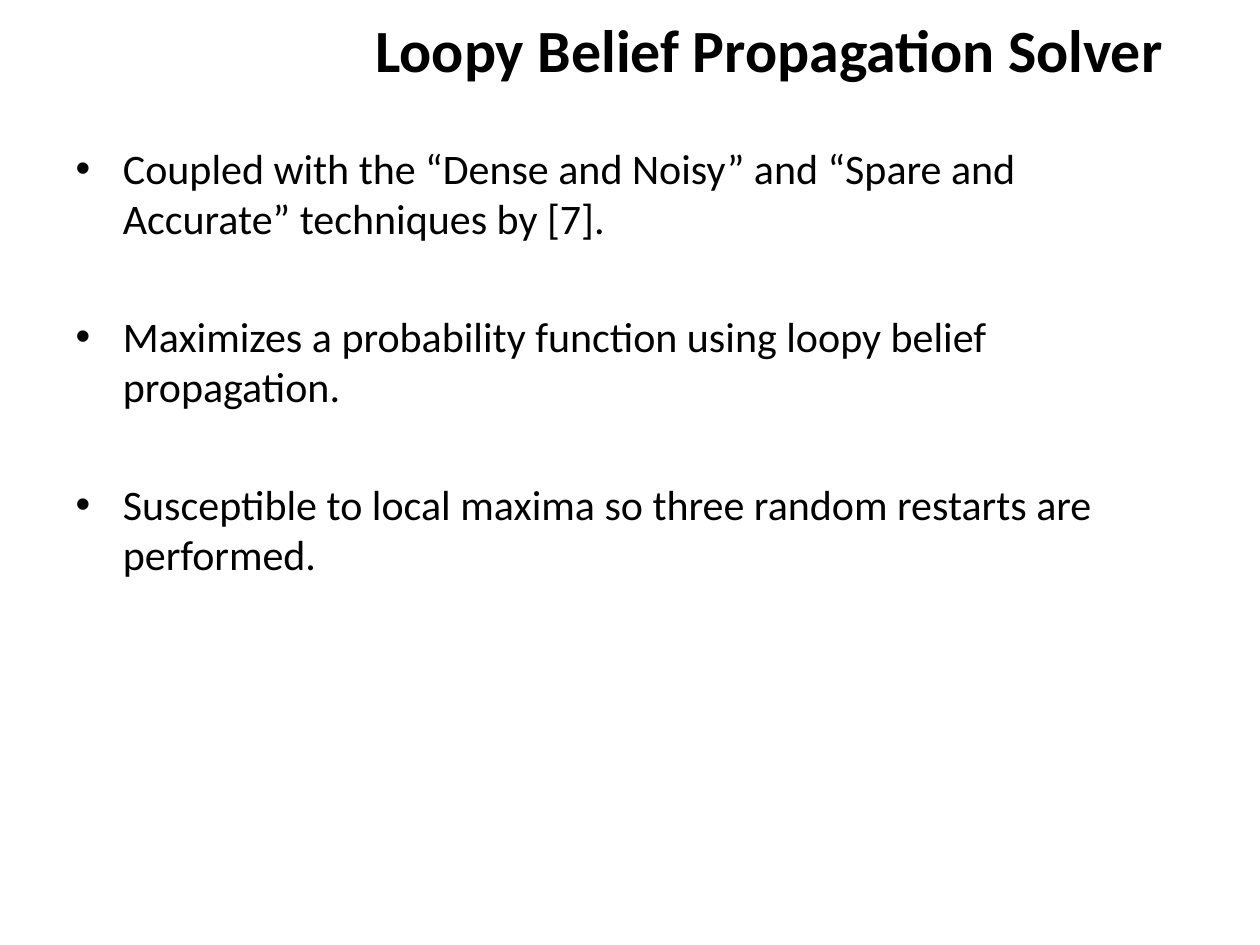
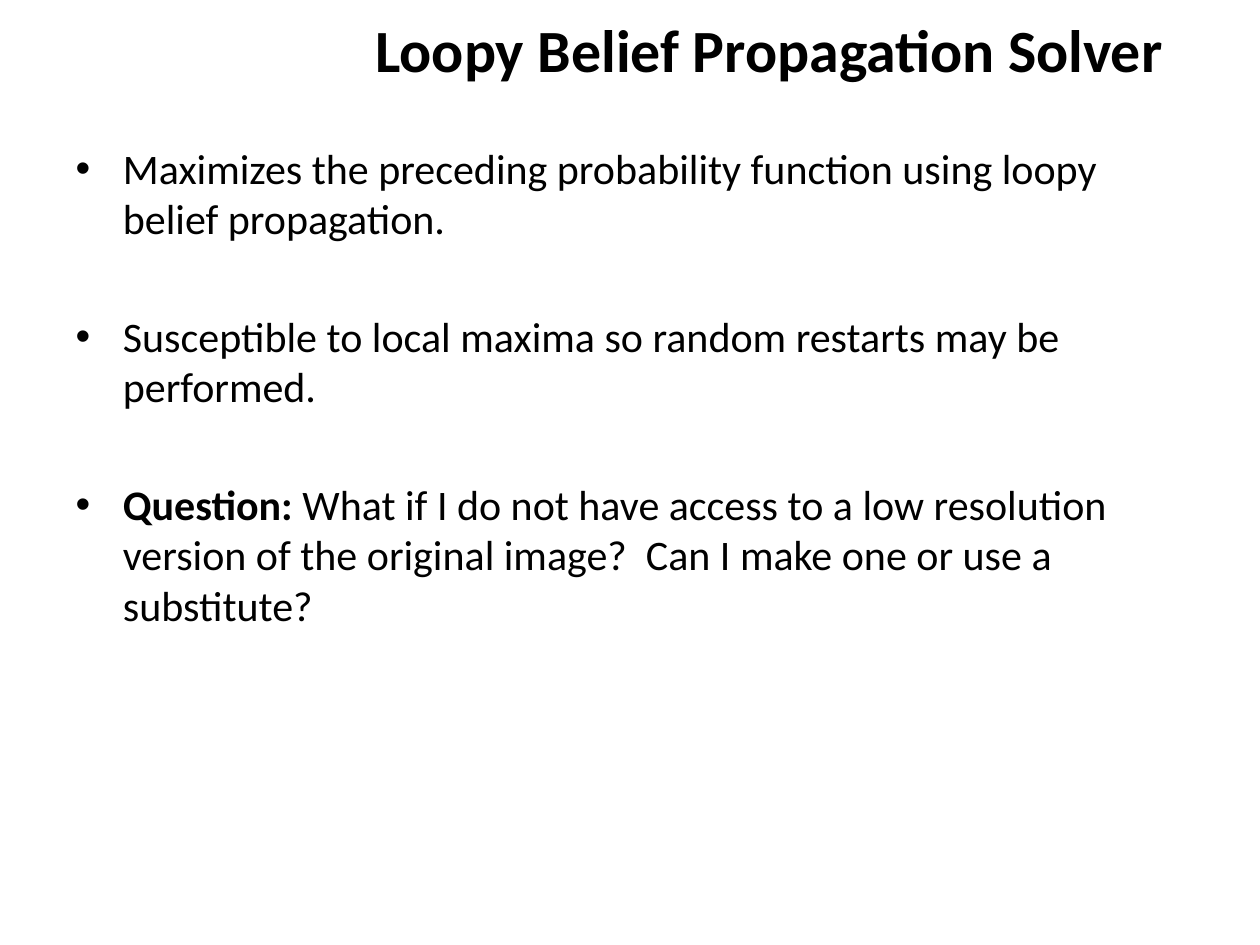
Before and after one commit to ZaydH/sjsu_thesis, a slide deck: slide 18 of Papers/Zayd_Hammoudeh_-_Square_Jigsaw_Puzzle_Problem_Literature_Review.pptx (slide 21 before the commit). Drawn at 1260x945 pixels with LibreOffice and Linux fonts; fonts in the diff are those of the drawing; background and template pictures are left out. Boxes give left, top, right and bottom in pixels: in the first picture for what was removed or moved away, otherwise in the second. Text is boxed around its words. In the diff, an @@ line names an element or a change of style, - is before the commit and + after.

```diff
--- a/Papers/Zayd_Hammoudeh_-_Square_Jigsaw_Puzzle_Problem_Literature_Review.pptx
+++ b/Papers/Zayd_Hammoudeh_-_Square_Jigsaw_Puzzle_Problem_Literature_Review.pptx
@@ text at box(123, 154, 1107, 622): text changed @@
-• Coupled with the “Dense and Noisy” and “Spare and Accurate” techniques by [7].
-• Maximizes a probability function using loopy belief propagation.
-• Susceptible to local maxima so three random restarts are performed.
+• Maximizes the preceding probability function using loopy belief propagation.
+• Susceptible to local maxima so random restarts may be performed.
+• Question: What if I do not have access to a low resolution version of the original image? Can I make one or use a substitute?
```
Also in this commit, not shown: 5 other slides changed, 6 slides added, 2 other files.
